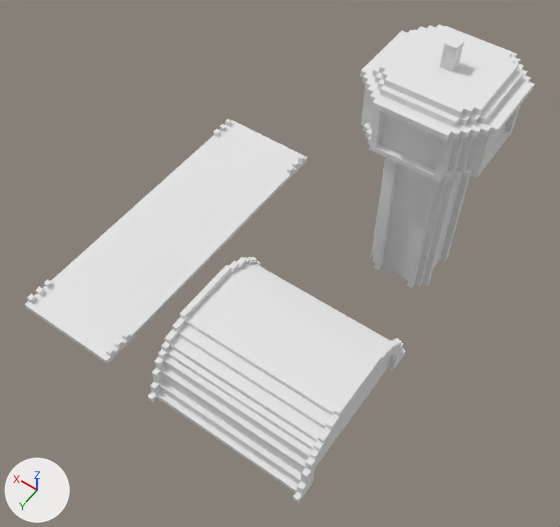
The OBJ model Godot/tanks-of-freedom-ii/assets/buildings/blue/airfield.obj as it was, and as the next commit left it.
One viewpoint serves both versions: a 50 mm camera at (-5.32, 6.82, 11.44) aimed at (-0.87, 0.59, 1.65). The axes (+X, +Y, +Z) are drawn at lower left. The lights are the same throughout. Where no turn or scale is listed for an object, it has been applied to the vertices.

Script lines for the objects in view, before the commit:
```python
mat_palette = principled_material('palette')
mat_palette.base_color = (0.8, 0.8, 0.8)  # white #e7e7e7
mat_palette.roughness = 1.0
me_untitled = bpy.data.meshes.new('Untitled')
me_untitled.from_pydata(...)  # 931 vertices, 1850 faces; spans x -3.1..3.0, y -3.1..3.1, z 0.0..4.8
me_untitled.materials.append(mat_palette)  # white #e7e7e7
ob_untitled = bpy.data.objects.new('Untitled', me_untitled)
ob_untitled.location = (0.0, 0.0, 0.0)
```
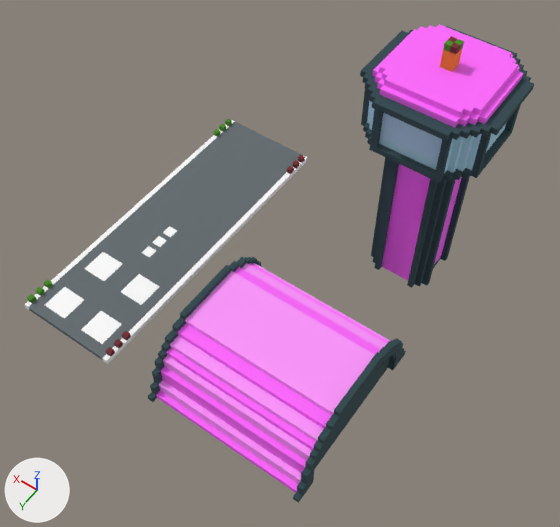
Changed parts and their boxes [x1, y1, x2, y2] in the pictures (560 x 527 px):
'Untitled', surface changed
    both: [24, 24, 534, 503]

What the commit changed:
Picture 'airfield.png' (img_airfield_png) is new.
In material 'palette' (mat_palette), base_color is no longer (0.8, 0.8, 0.8), white #e7e7e7.
In material 'palette' (mat_palette), texture is now set to img_airfield_png.
